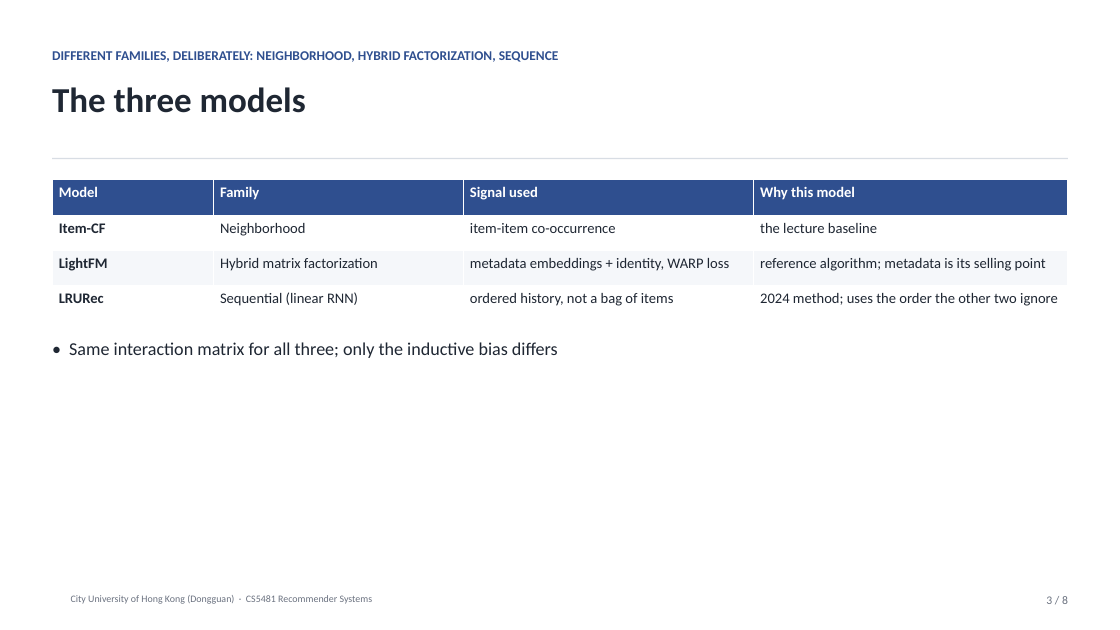
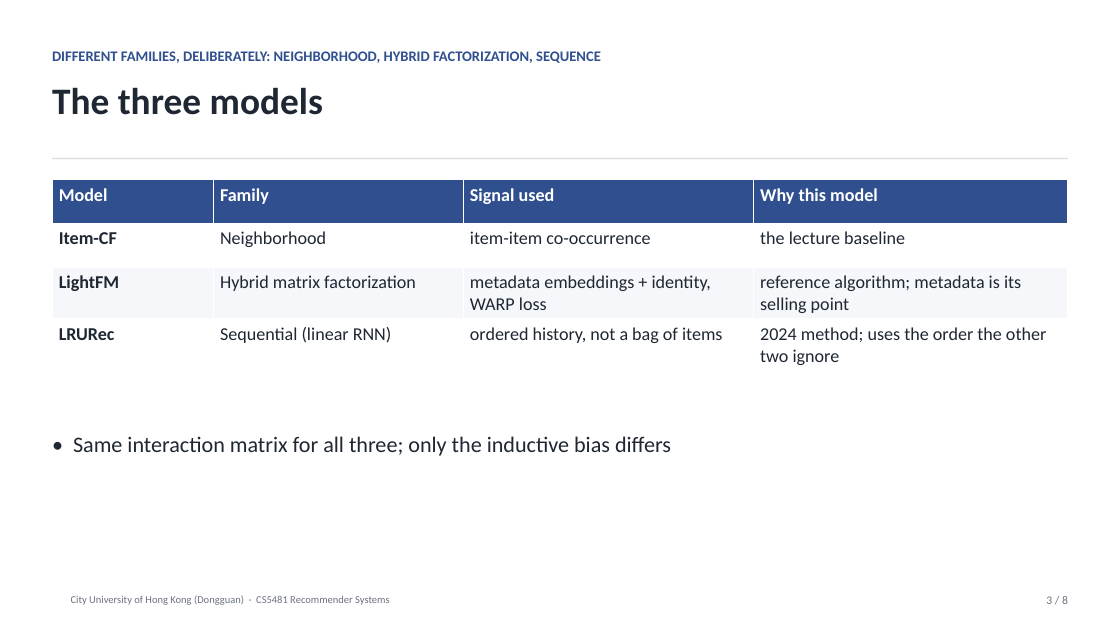
Before and after one commit to toulandeking/cs5481-movielens-recsys, a slide deck: slide 3 of slides/deck.pptx. Drawn at 1120x630 pixels with LibreOffice and Linux fonts; fonts in the diff are those of the drawing; background and template pictures are left out. Boxes give left, top, right and bottom in pixels: in the first picture for what was removed or moved away, otherwise in the second. Text is boxed around its words. In the diff, an @@ line names an element or a change of style, - is before the commit and + after.

Commit message:
feat(demo): complete LightFM metrics via independent recomputation; document demo tables
src/verify_results.py 从 top10_eval 复算 full 指标（LightFM 0.0775/0.0398，LRURec 零误差）；补 results/itemcf 快照；界面表格加列释义；PRESENTATION.md 增加演示段落与 7 条表格 Q&A；deck 正文字号放大并修排版

```diff
--- a/slides/deck.pptx
+++ b/slides/deck.pptx
@@ text "DIFFERENT FAMILIES, DELIBERATELY: NEIGHBORHOOD, HYBRID ..." at <box>52,51,601,63</box>: size 11.5 to 12.5 pt @@
@@ text "The three models" at <box>52,87,323,115</box>: size 30 to 32 pt @@
@@ table at <box>52,180,1069,369</box> @@
@@ size 12.5 to 15.5 pt @@
@@ text "• Same interaction matrix for ...": place and size @@
-text "• Same interaction matrix for ..." at <box>69,342,558,358</box>
+text "• Same interaction matrix for ..." at <box>73,436,671,456</box>
@@ text "• Same interaction matrix for ..." at <box>73,436,671,456</box>: size 15.5 to 19 pt @@
@@ text "City University of Hong Kong ..." at <box>71,595,389,605</box>: size 8.5 to 9 pt @@
```
Also in this commit, not shown: 7 other slides changed, 8 other files.
